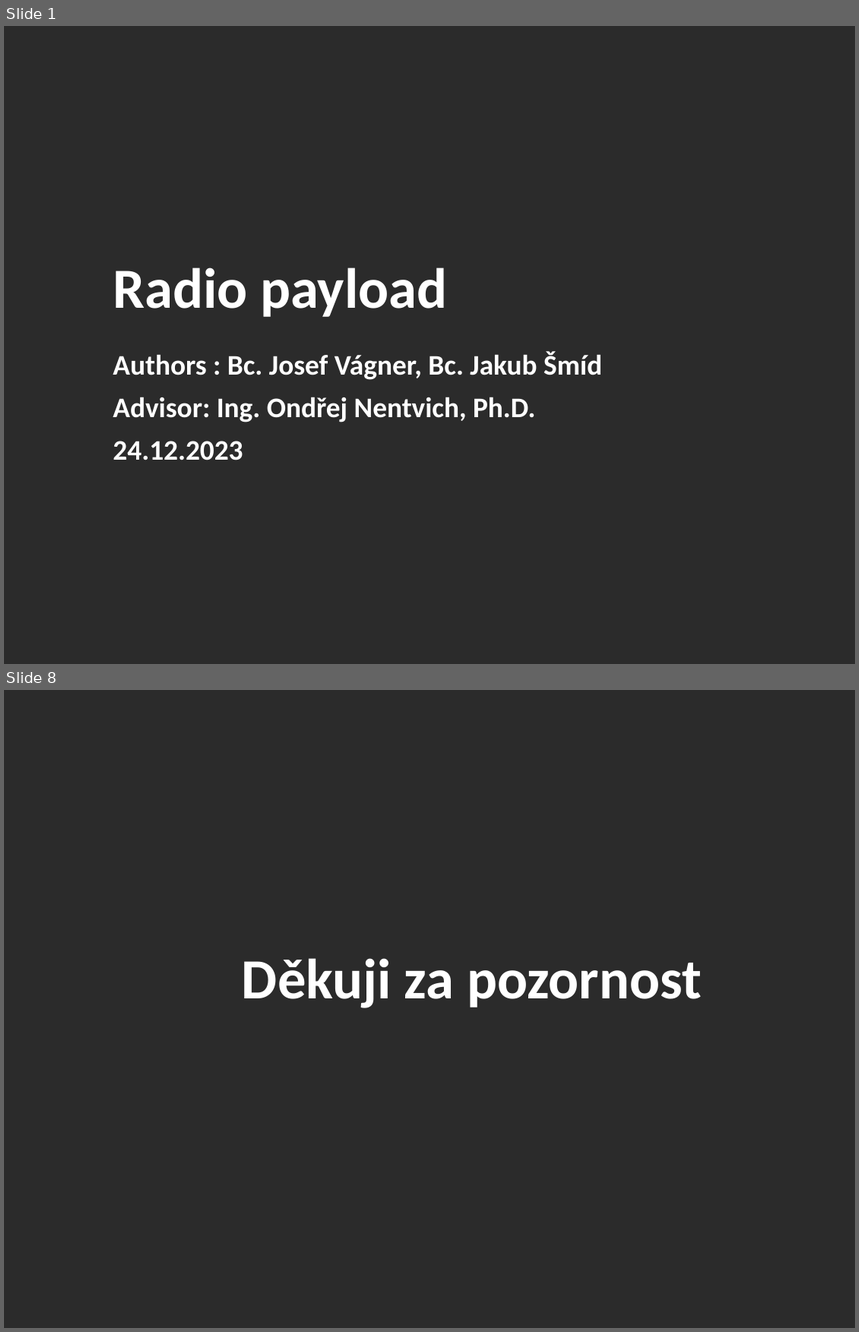
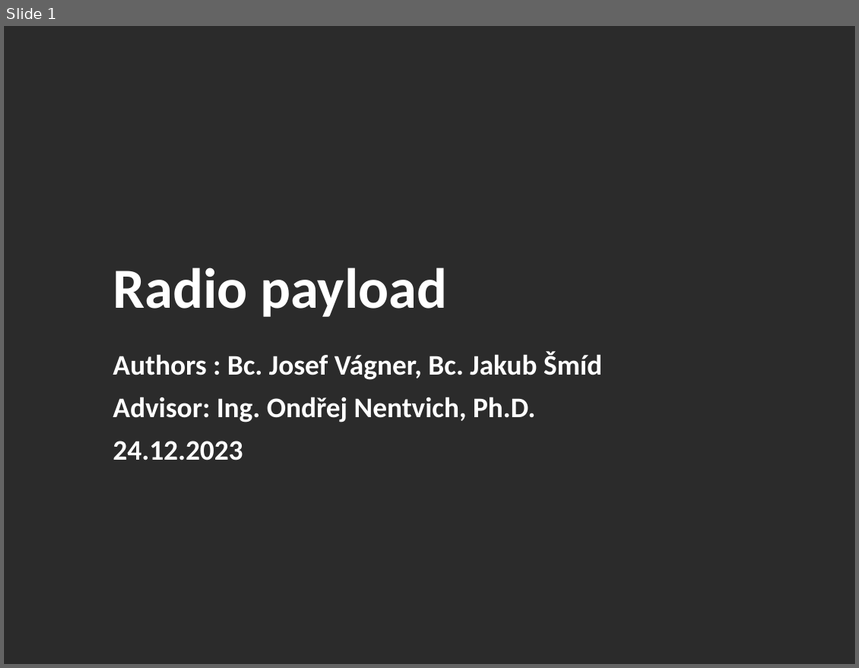
Before and after one commit to JakubSmid/cubesat-radio, a slide deck: presentation.pptx. Shown one above the other, each under a label of ours: slides 1 and 8 before the commit, slide 1 after it; the slides between them are not shown. The pictures are 859x1332 and 859x668 pixels, drawn with LibreOffice and Linux fonts; fonts in the diff are those of the drawing; background and template pictures are left out; a plain dark background stands for a picture behind light text. Boxes give left, top, right and bottom in pixels: in the first picture for what was removed or moved away, otherwise in the second. Text is boxed around its words. In the diff, an @@ line names an element or a change of style, - is before the commit and + after.

```diff
--- a/presentation.pptx
+++ b/presentation.pptx
@@ slide 8 removed at (4,690,855,1328), background picture (left out) @@
@@ title removed at (242,958,702,1008) @@
-Děkuji za pozornost
```
Also in this commit, not shown: 6 slides changed, 1 slide added.
